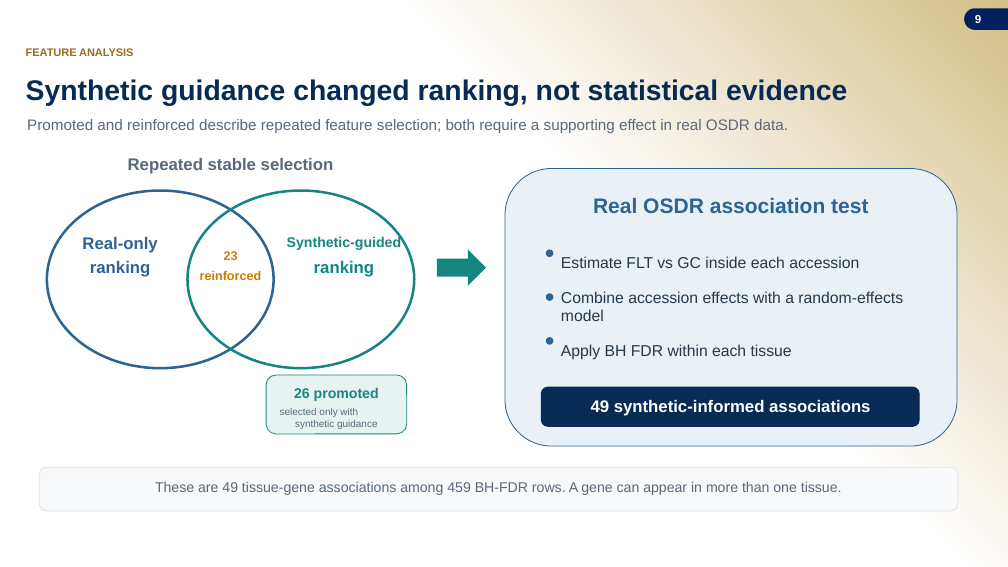
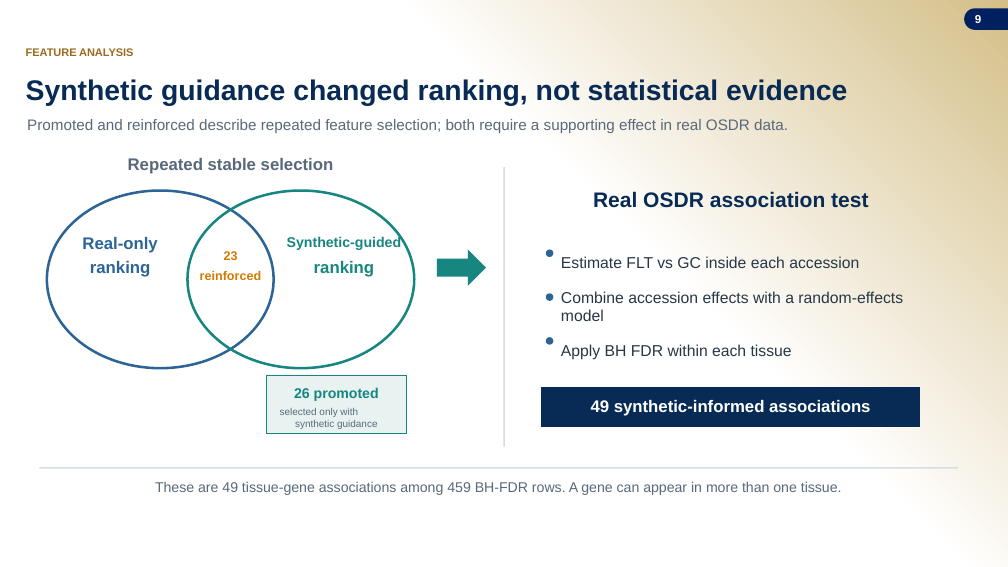
Before and after one commit to jasont314/nasa-mouse, a slide deck: slide 9 of presentation/SLSTP_2026_Generative_Transcriptomics.pptx. Drawn at 1008x567 pixels with LibreOffice and Linux fonts; fonts in the diff are those of the drawing; background and template pictures are left out. Boxes give left, top, right and bottom in pixels: in the first picture for what was removed or moved away, otherwise in the second. Text is boxed around its words. In the diff, an @@ line names an element or a change of style, - is before the commit and + after.

```diff
--- a/presentation/SLSTP_2026_Generative_Transcriptomics.pptx
+++ b/presentation/SLSTP_2026_Generative_Transcriptomics.pptx
@@ rectangle added at box(504, 167, 505, 447), fill #D5DDE2 @@
@@ rounded rectangle removed at box(505, 169, 957, 446) @@
@@ text "Real OSDR association test" at box(593, 191, 868, 208): text colour #2D6496 to #082B55 @@
@@ rectangle at box(266, 375, 407, 434): rounded rectangle to rectangle @@
@@ rectangle at box(541, 387, 920, 426): rounded rectangle to rectangle @@
@@ rectangle: place and size @@
-rectangle at box(39, 467, 958, 511)
+rectangle at box(39, 467, 958, 469)
@@ rectangle at box(39, 467, 958, 469): rounded rectangle to rectangle; fill #F7F9FA to #D6DEE3; outline #DDE4E8 0.8 pt to none @@
```
Also in this commit, not shown: 14 other slides changed, 5 other files.
